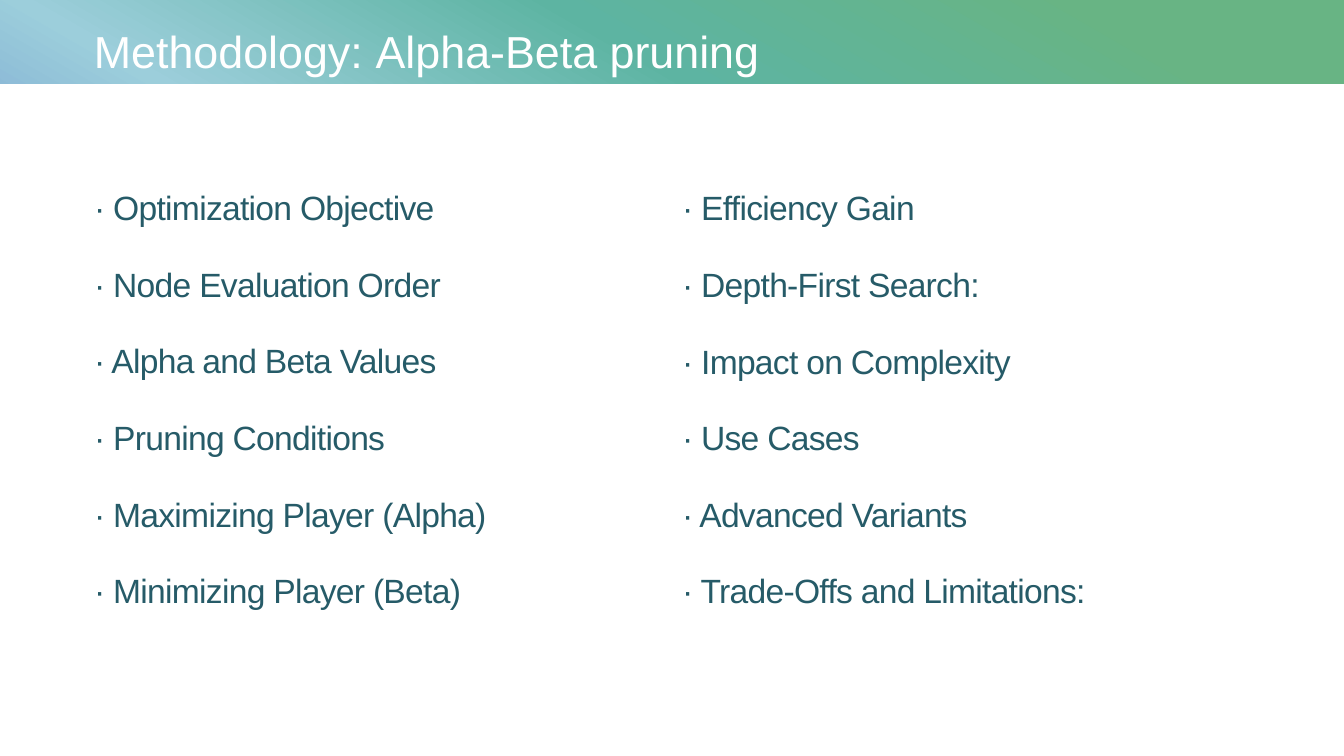
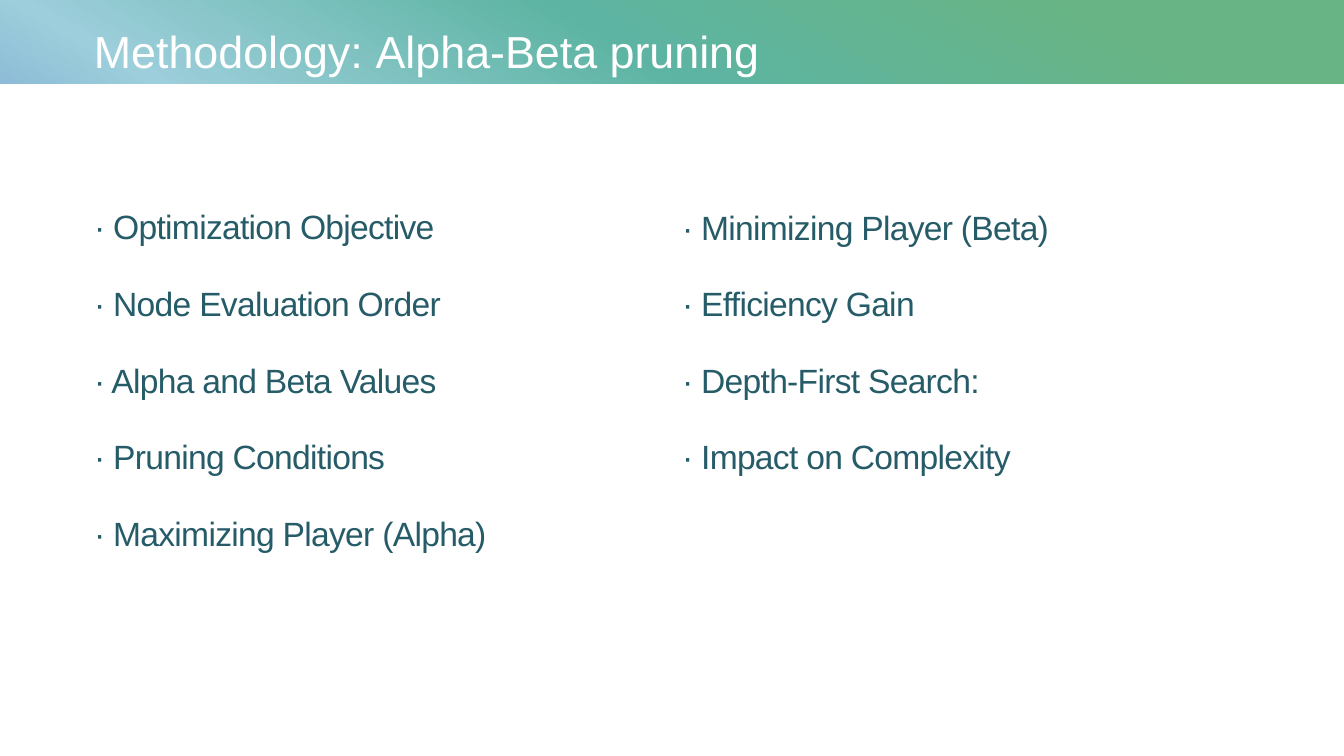
Before and after one commit to ACM40960/project-22202392, a slide deck: slide 7 of Literature Review/AI plays checkers - presentation.pptx. Drawn at 1344x756 pixels with LibreOffice and Linux fonts; fonts in the diff are those of the drawing. Boxes give left, top, right and bottom in pixels: in the first picture for what was removed or moved away, otherwise in the second. Text is boxed around its words. In the diff, an @@ line names an element or a change of style, - is before the commit and + after.

```diff
--- a/Literature Review/AI plays checkers - presentation.pptx
+++ b/Literature Review/AI plays checkers - presentation.pptx
@@ title at bbox=[111, 214, 486, 553]: text changed @@
-· Optimization Objective
-· Node Evaluation Order
-· Alpha and Beta Values
-· Pruning Conditions
-· Maximizing Player (Alpha)
-· Minimizing Player (Beta)
+· Optimization Objective
+· Node Evaluation Order
+· Alpha and Beta Values
+· Pruning Conditions
+· Maximizing Player (Alpha)
@@ text at bbox=[701, 215, 1049, 247]: paragraph added @@
+· Minimizing Player (Beta)
@@ text at bbox=[699, 426, 1085, 604]: paragraphs removed @@
-· Use Cases
-· Advanced Variants
-· Trade-Offs and Limitations:
```
Also in this commit, not shown: 7 other slides changed, 2 slides added, 7 other files.
